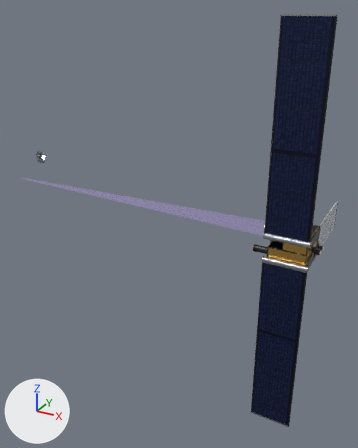
Before and after pictures for a commit that changed the glTF model public/shepherd/shepherd-1.glb.
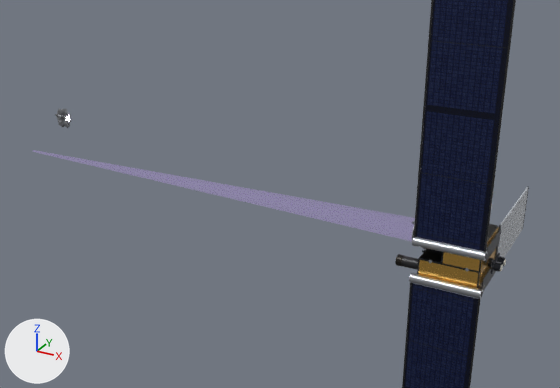
The first picture shows the older version from a 50 mm camera at (2.98, -11.46, 5.58) aimed at (-3.83, 0.91, -0.6). The close-ups show the older and then the newer version on the part from 0% to 100% of the width and 18% to 74% of the height of that picture. Only the edits that show in the close-ups are written down. The axes (+X, +Y, +Z) are drawn at lower left. The lights are the same throughout. Where no turn or scale is listed for an object, it has been applied to the vertices.

In view in the first close-up: 'beam_director:beam', 'bus:sun-face MLI lower', 'radiators:ram-side radiator panel', 'solar_arrays:nadir wing blanket', 'solar_arrays:nadir wing canister', 'solar_arrays:zenith wing blanket', 'solar_arrays:zenith wing boom +0.6', 'solar_arrays:zenith wing boom -0.6', 'solar_arrays:zenith wing canister', 'tracking:acquisition baffle', 'tracking:acquisition telescope tube' and 13 more.
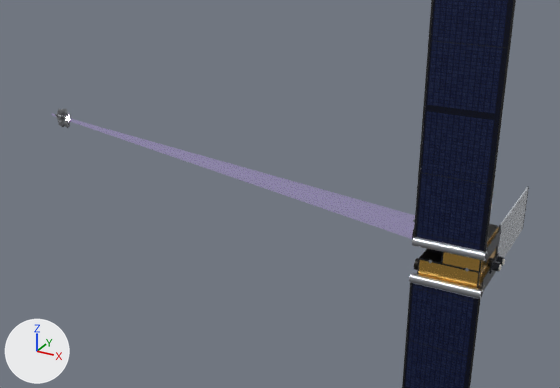
ob_gimbal_az is not drawn itself; it is the parent of ob_beam_director_azimuth_drum, ob_beam_director_coude_fold_housing, ob_beam_director_elevation_drive, ob_beam_director_yoke_arm_y_0_31, ob_beam_director_yoke_arm_y_0_31_1, ob_beam_director_yoke_bridge, ob_beam_director_yoke_foot_y_0_31, ob_beam_director_yoke_foot_y_0_31_1.
ob_gimbal_el is not drawn itself; it is the parent of ob_aperture_door_hinge, ob_beam_director_beam, ob_beam_director_door_hinge, ob_beam_director_front_baffle, ob_beam_director_fsm_housing, ob_beam_director_iru, ob_beam_director_primary_central_aperture, ob_beam_director_primary_mirror_substrate.

Where the newer file only moved an object's origin or applied its transform, the numbers keep the older frame.

What differs and where, as boxes (x1, y1, x2, y2) in the close-ups (560 x 388 px):
'beam_director:beam', turned, moved: before (33, 150, 415, 242); after (51, 113, 415, 239)
'tracking:acquisition telescope tube', moved (not visible afterwards): before (401, 256, 418, 270)
'tracking:acquisition baffle', moved: before (395, 254, 405, 266); after (414, 258, 418, 270)
'beam_director:front baffle', turned (not visible before): after (412, 229, 414, 240)

What the commit changed:
Object 'gimbal_az' (ob_gimbal_az) turns from (0, 0, 4) to (0, 0, -4) degrees about x, y and z.
Object 'gimbal_el' (ob_gimbal_el) turns from (0, 4.2, -4) to (0, 4.2, 0) degrees about x, y and z.
Object 'beam_director:beam' (ob_beam_director_beam) moves from (-4.689, 0.0, -0.347) to (-4.702, 0.0, 0.0).
Object 'beam_director:beam' (ob_beam_director_beam) turns from (0, 86, 0) to (0, 90, 0) degrees about x, y and z.
Object 'tracking:acquisition baffle' (ob_tracking_acquisition_baffle) moves from (-0.87, -0.3, -0.2) to (-0.55, -0.3, -0.2).
Object 'tracking:acquisition telescope tube' (ob_tracking_acquisition_telescope_tube) moves from (-0.67, -0.3, -0.2) to (-0.3, -0.3, -0.2).
